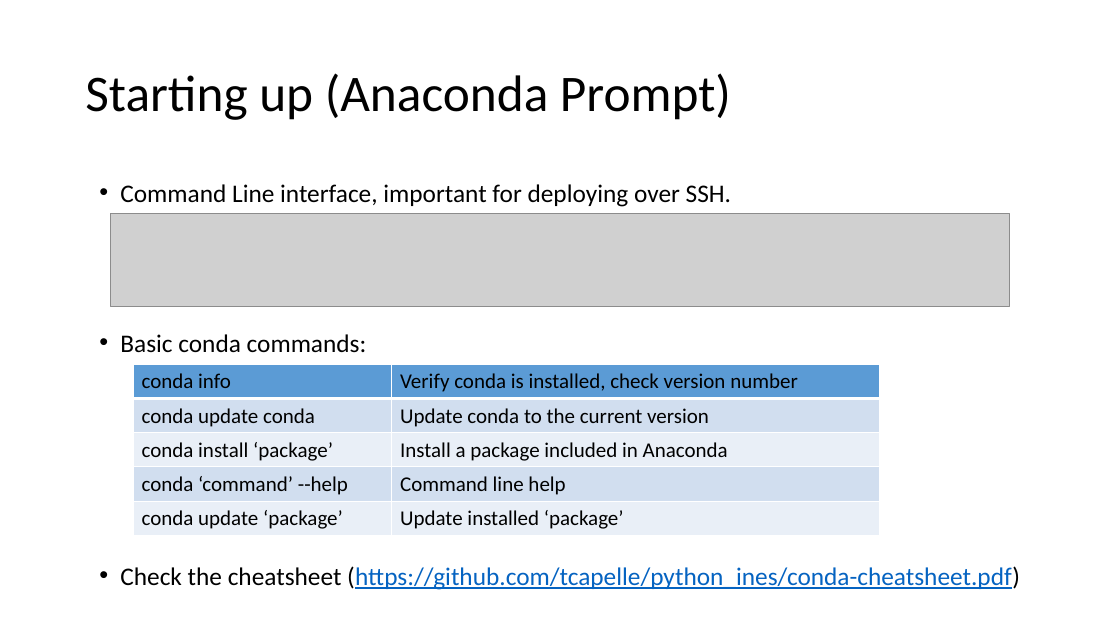
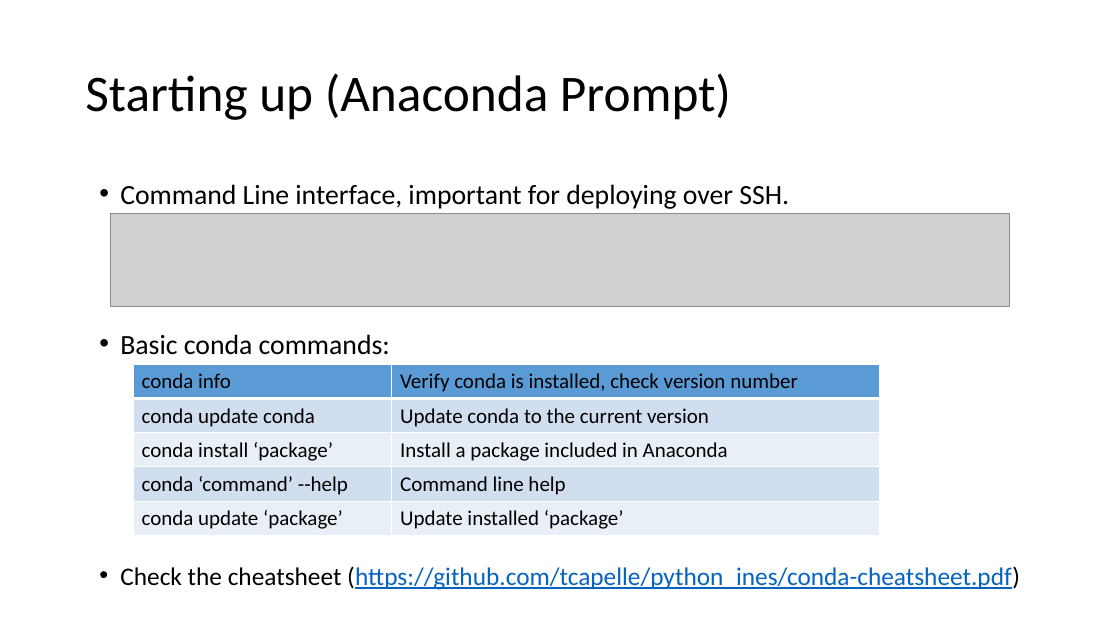
Before and after one commit to tcapelle/python_ines, a slide deck: slide 4 of python.pptx. Drawn at 1120x630 pixels with LibreOffice and Linux fonts; fonts in the diff are those of the drawing; grey boxes stand for pictures. Boxes give left, top, right and bottom in pixels: in the first picture for what was removed or moved away, otherwise in the second. Text is boxed around its words. In the diff, an @@ line names an element or a change of style, - is before the commit and + after.

```diff
--- a/python.pptx
+++ b/python.pptx
@@ text "Command Line interface, important for ..." at box(120, 184, 789, 209): size 21.7 to 23.8 pt @@
@@ text "Basic conda commands:" at box(120, 334, 390, 355): size 21.7 to 23.8 pt @@
```
Also in this commit, not shown: 1 slide added, 2 other files.
